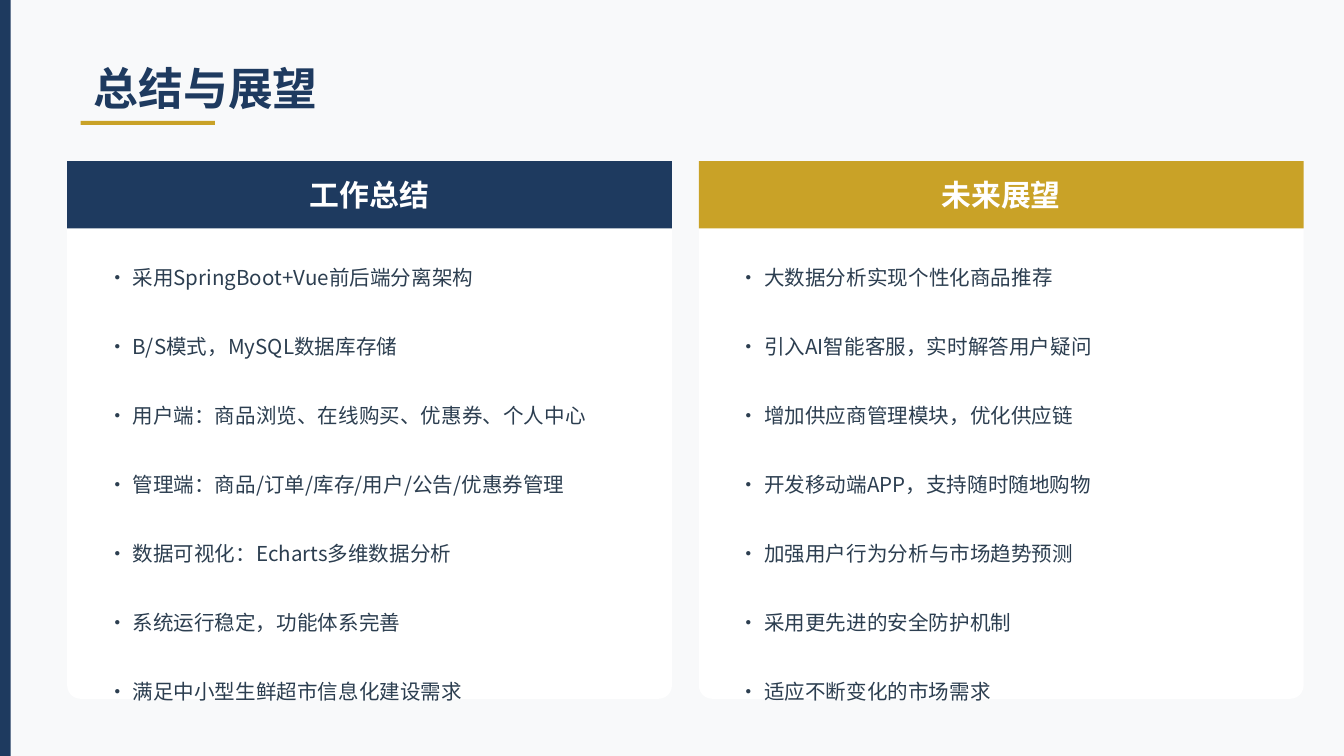
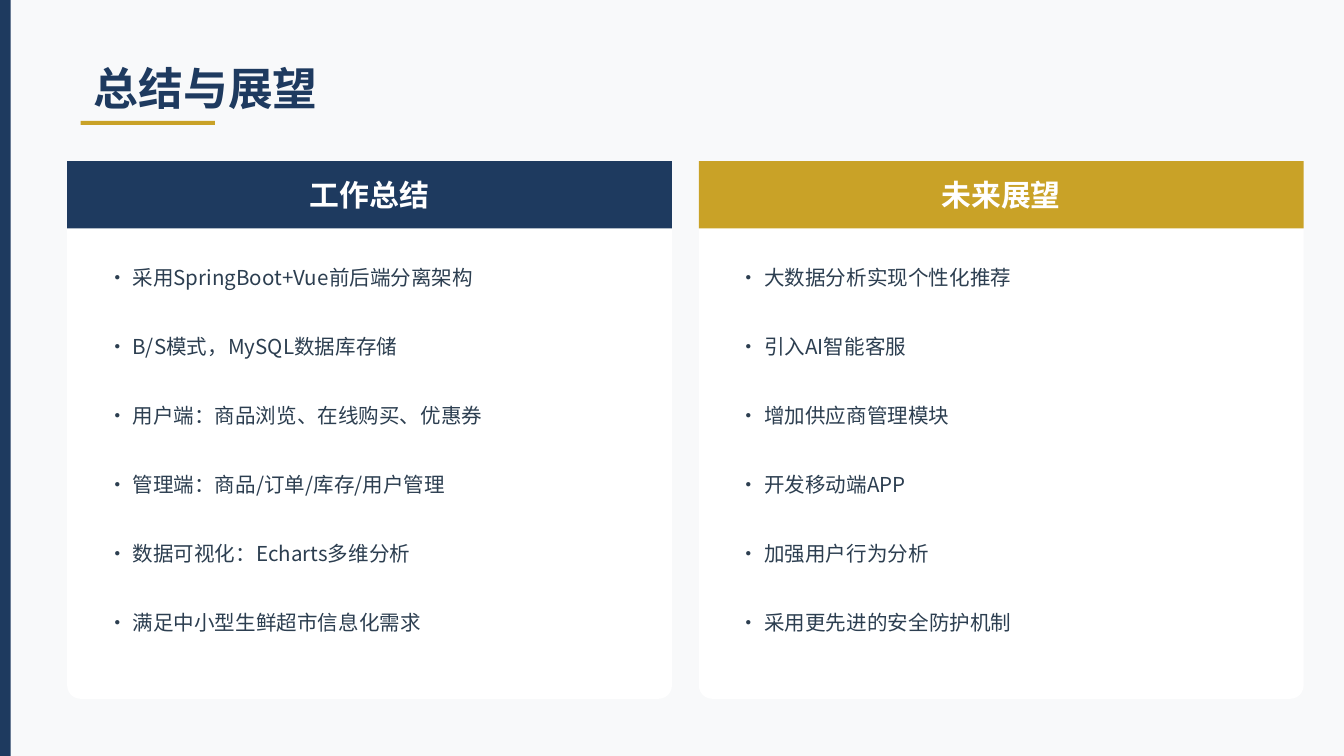
Before and after one commit to lvolk555/Trea--warehouse-, a slide deck: slide 31 of 生鲜超市综合管理系统_毕业答辩PPT.pptx (slide 21 before the commit). Drawn at 1344x756 pixels with LibreOffice and Linux fonts; fonts in the diff are those of the drawing. Boxes give left, top, right and bottom in pixels: in the first picture for what was removed or moved away, otherwise in the second. Text is boxed around its words. In the diff, an @@ line names an element or a change of style, - is before the commit and + after.

Commit message:
优化PPT布局 - 每张图片单独一页，左图右文美观设计

```diff
--- a/生鲜超市综合管理系统_毕业答辩PPT.pptx
+++ b/生鲜超市综合管理系统_毕业答辩PPT.pptx
@@ text at box(764, 267, 1011, 563): text changed @@
-• 大数据分析实现个性化商品推荐
-• 引入AI智能客服，实时解答用户疑问
-• 增加供应商管理模块，优化供应链
-• 开发移动端APP，支持随时随地购物
-• 加强用户行为分析与市场趋势预测
+• 大数据分析实现个性化推荐
+• 引入AI智能客服
+• 增加供应商管理模块
+• 开发移动端APP
+• 加强用户行为分析
@@ text at box(132, 405, 482, 632): text changed @@
-• 用户端：商品浏览、在线购买、优惠券、个人中心
-• 管理端：商品/订单/库存/用户/公告/优惠券管理
-• 数据可视化：Echarts多维数据分析
-• 系统运行稳定，功能体系完善
-• 满足中小型生鲜超市信息化建设需求
+• 用户端：商品浏览、在线购买、优惠券
+• 管理端：商品/订单/库存/用户管理
+• 数据可视化：Echarts多维分析
+• 满足中小型生鲜超市信息化需求
@@ text at box(764, 681, 991, 701): paragraph removed @@
-• 适应不断变化的市场需求
```
Also in this commit, not shown: 5 other slides changed, 12 slides added, 2 slides removed.
